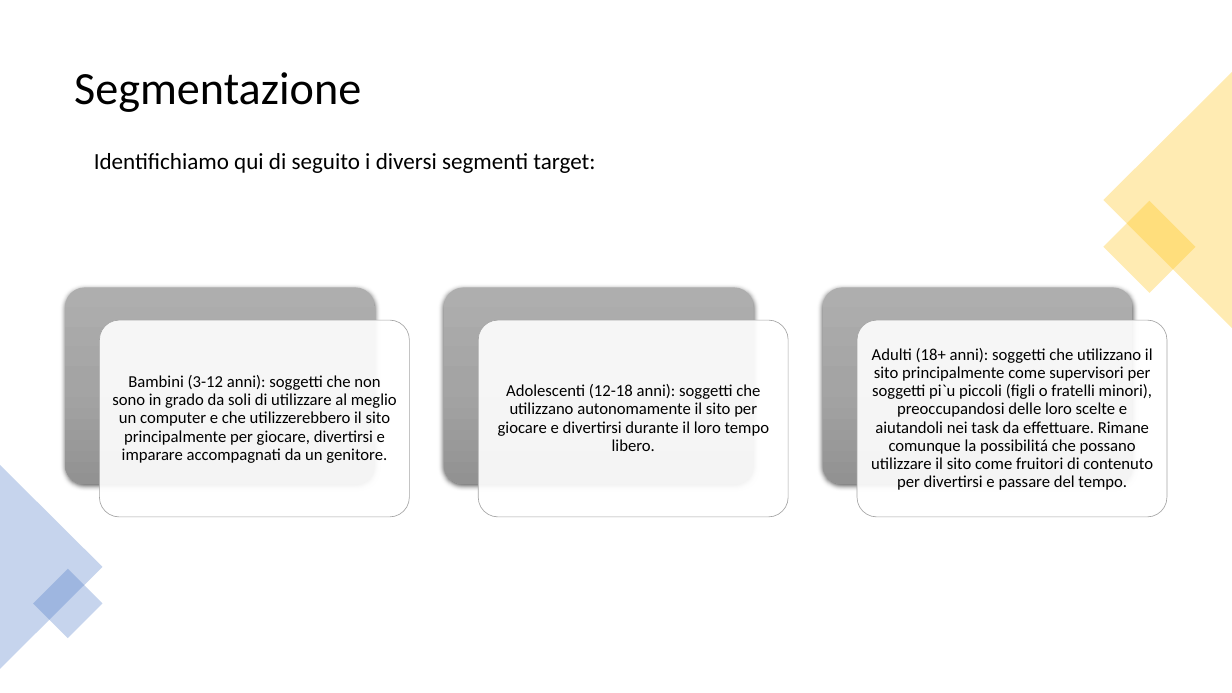
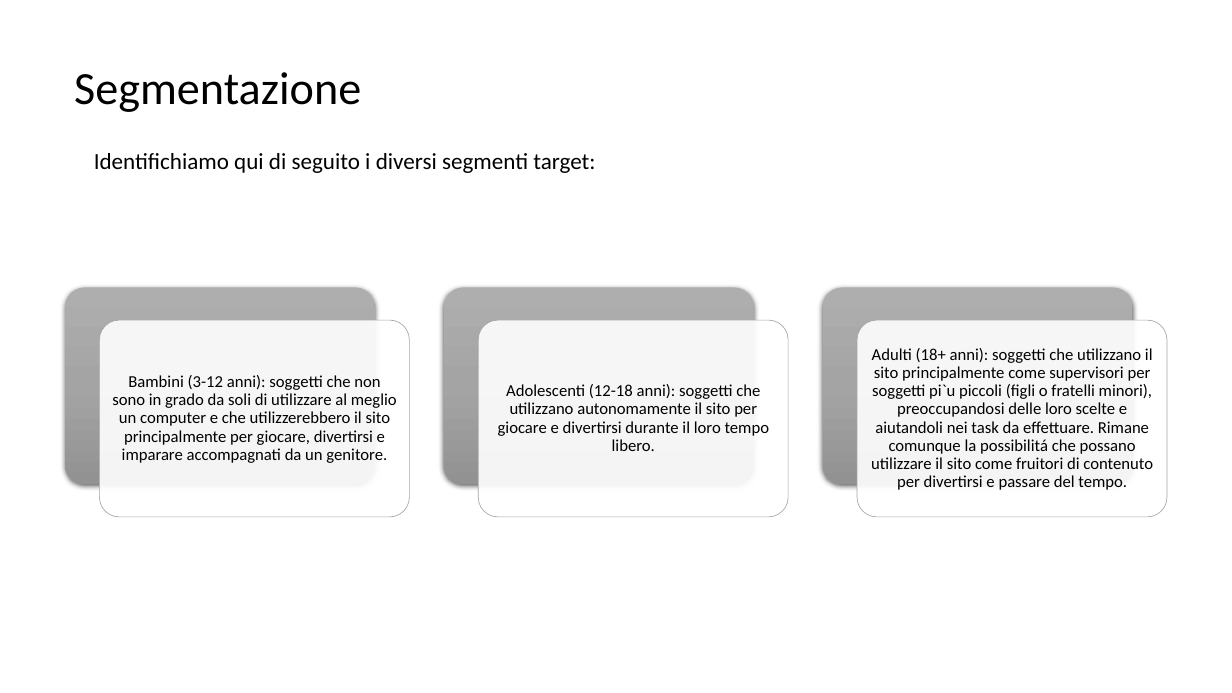
Before and after one commit to MarcoTomasone/Gioco.it-Redesign, a slide deck: slide 4 of Consegna/ProjectHighlights.pptx. Drawn at 1232x693 pixels with LibreOffice and Linux fonts; fonts in the diff are those of the drawing; background and template pictures are left out. Boxes give left, top, right and bottom in pixels: in the first picture for what was removed or moved away, otherwise in the second. Text is boxed around its words. In the diff, an @@ line names an element or a change of style, - is before the commit and + after.

```diff
--- a/Consegna/ProjectHighlights.pptx
+++ b/Consegna/ProjectHighlights.pptx
@@ triangle removed at [1104,72,1232,328] @@
@@ rectangle removed at [1104,201,1197,294] @@
@@ triangle removed at [0,465,103,669] @@
@@ rectangle removed at [33,568,103,638] @@
```
Also in this commit, not shown: 7 other slides changed, 3 slides added.
